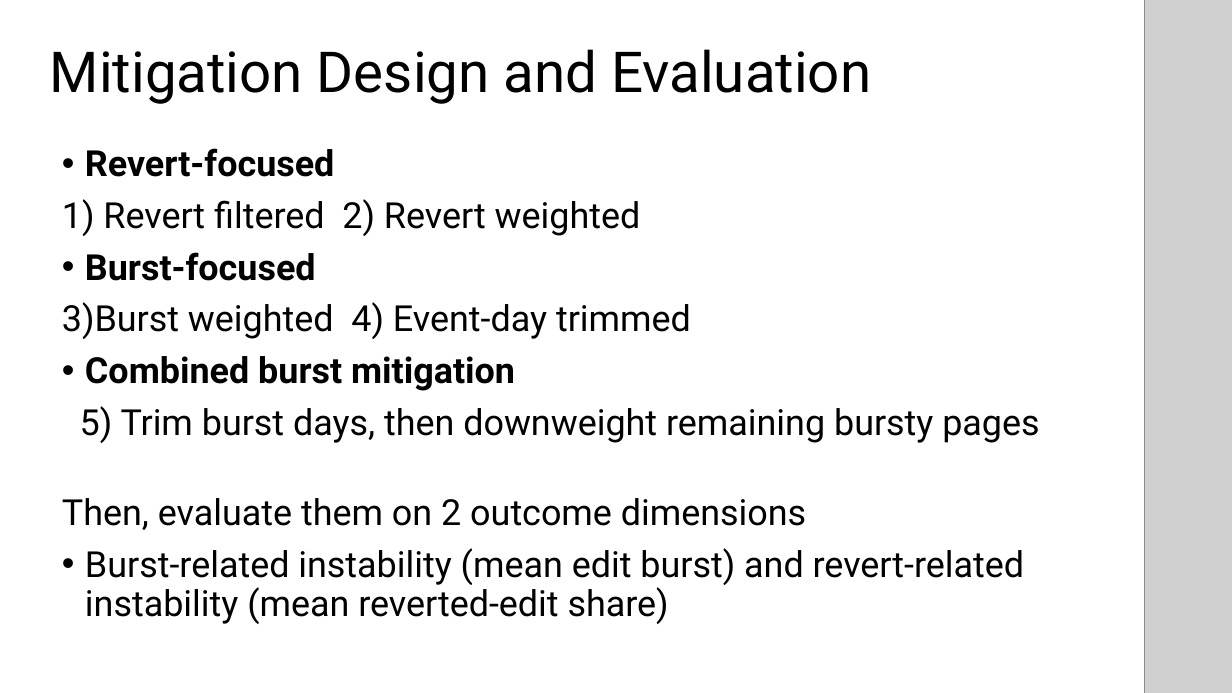
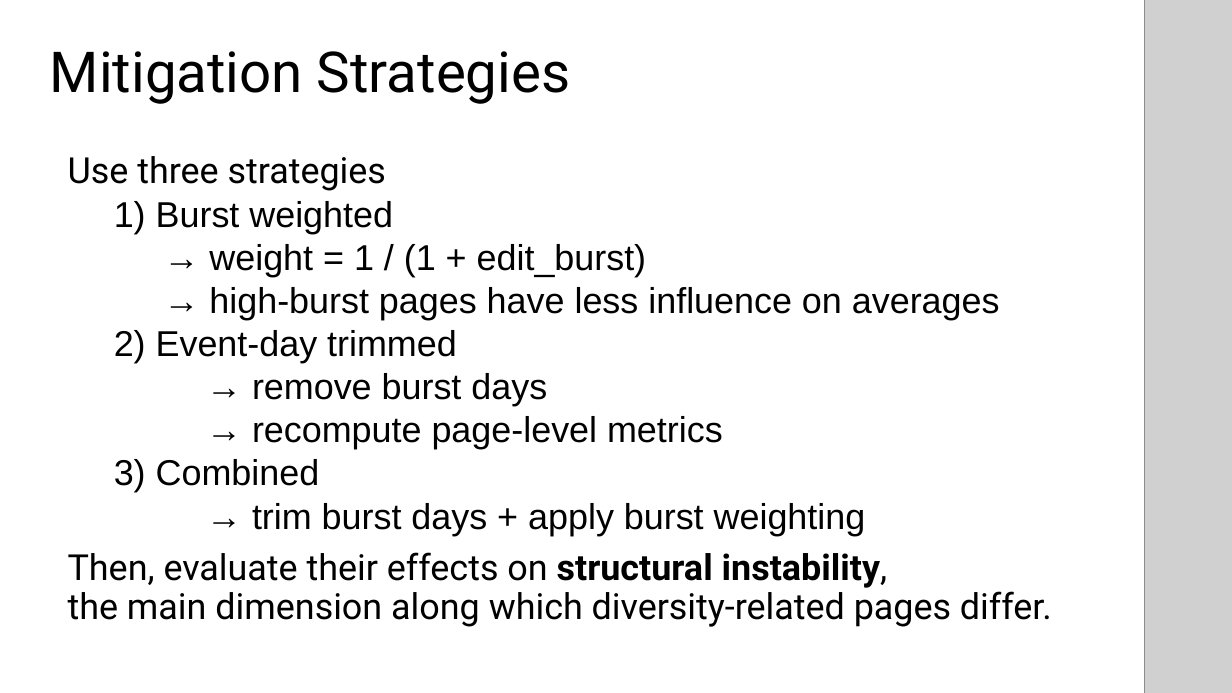
Before and after one commit to anjuyamada/wiki-assignment, a slide deck: slide 17 of Presentation Slide.pptx. Drawn at 1232x693 pixels with LibreOffice and Linux fonts; fonts in the diff are those of the drawing; grey boxes stand for pictures. Boxes give left, top, right and bottom in pixels: in the first picture for what was removed or moved away, otherwise in the second. Text is boxed around its words. In the diff, an @@ line names an element or a change of style, - is before the commit and + after.

```diff
--- a/Presentation Slide.pptx
+++ b/Presentation Slide.pptx
@@ title at [50, 51, 570, 104]: text changed @@
-Mitigation Design and Evaluation
+Mitigation Strategies
@@ text "Use three strategies" at [68, 156, 1052, 627]: vertical alignment top to middle @@
@@ text at [68, 156, 1052, 627]: text changed; font Roboto to Arial @@
-• Revert-focused
-1) Revert filtered 2) Revert weighted
-• Burst-focused
-3)Burst weighted 4) Event-day trimmed
-• Combined burst mitigation
-5) Trim burst days, then downweight remaining bursty pages
-Then, evaluate them on 2 outcome dimensions
-• Burst-related instability (mean edit burst) and revert-related instability (mean reverted-edit share)
+Use three strategies
+  1) Burst weighted
+  → weight = 1 / (1 + edit_burst)
+  → high-burst pages have less influence on averages
+  2) Event-day trimmed
+  → remove burst days
+  → recompute page-level metrics
+  3) Combined
+  → trim burst days + apply burst weighting
+Then, evaluate their effects on structural instability,
+the main dimension along which diversity-related pages differ.
```
Also in this commit, not shown: 10 other slides changed, 1 slide added, 2 slides removed, 5 other files.
